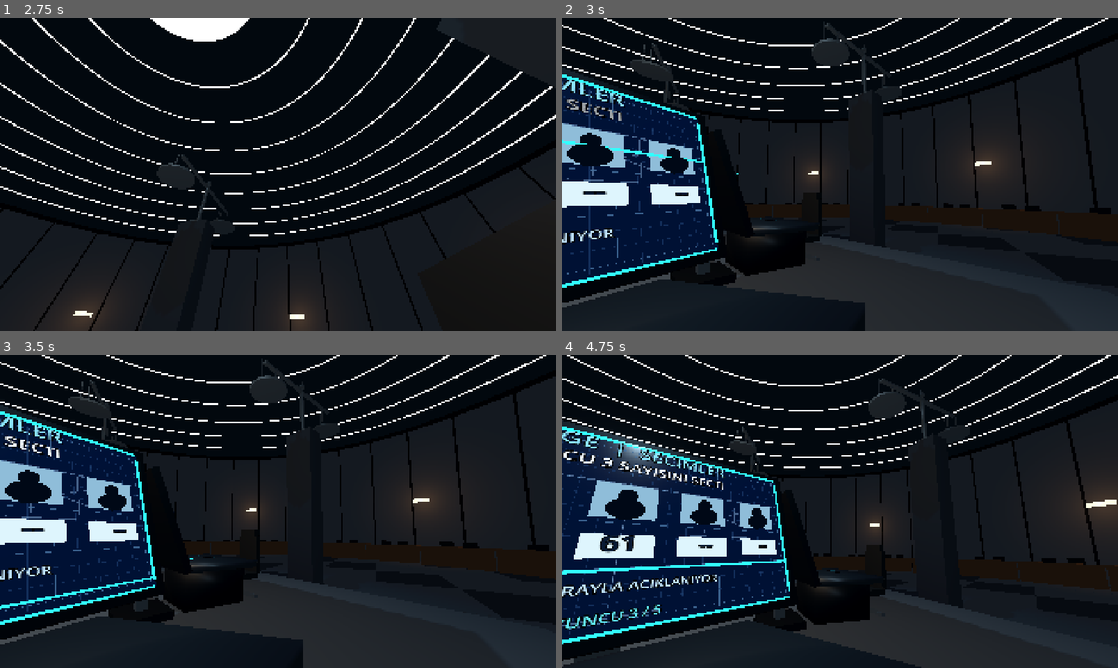
Above: before the commit, frames 1-4 (two rows, left to right).
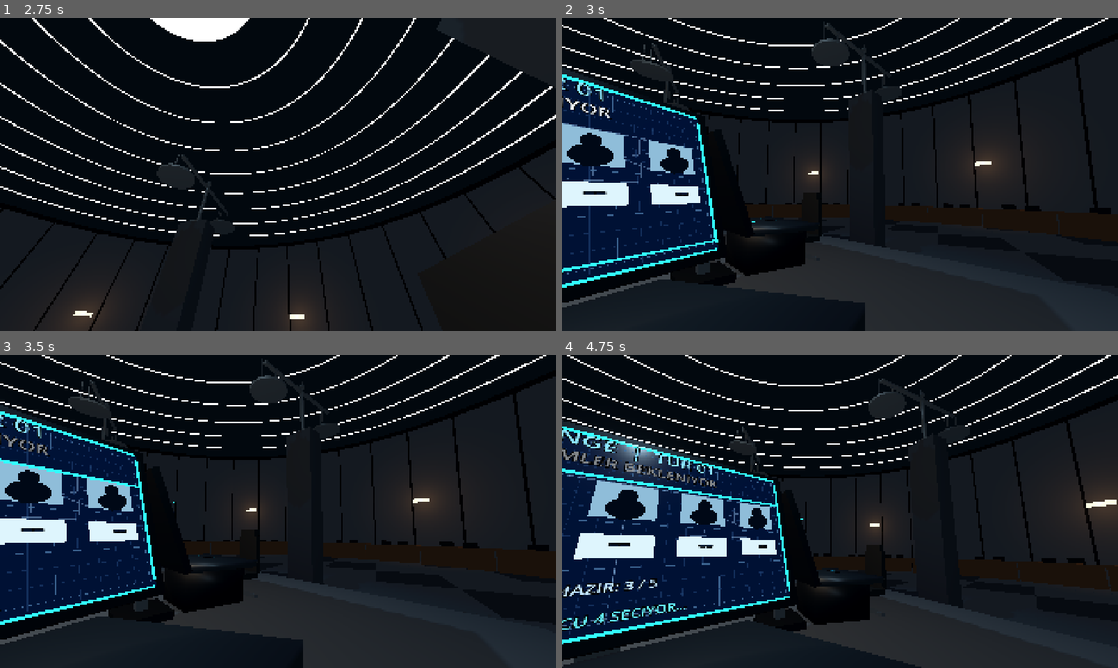
Above: after the commit, the same moments.

Repository: SerkanAydin06/DENGE
Game: Godot game, scene res://scenes/game_room.tscn
Two runs of this game, one before a commit and one after it. Both use one fixed random seed, a clock stepped at 60 frames per second and the inputs below.
Inputs (mouse positions are in pixels of both pictures, inside the frame that each line leads up to):
- Up to frame 1 (2.75 s): tap Enter at 0.5, 2 s; move the mouse to (305, 174) at 0.52 s; tap E at 0.6 s; click (305, 174) at 0.67 s; tap Space at 1.25 s; move the mouse to (166, 190) at 1.27 s; tap 0 at 1.35 s; click (166, 190) at 1.42 s; move the mouse to (333, 105) at 2.02 s; tap 9 at 2.1 s; click (333, 105) at 2.17 s
- Up to frame 2 (3 s): tap Space at 2.75 s; move the mouse to (834, 180) at 2.77 s; tap Backspace at 2.85 s; click (834, 180) at 2.92 s
- Up to frame 3 (3.5 s): no input
- Up to frame 4 (4.75 s): move the mouse to (878, 514) at 3.52 s; tap Enter at 3.6 s; click (878, 514) at 3.67 s; move the mouse to (795, 508) at 4.27 s; tap Keypad Enter at 4.35 s; click (795, 508) at 4.42 s

Frame 1 is identical in both runs. In frame 2, 1.1% of the frame differs, in the area x 0-35%, y 19-82%; in frame 3, 1.2%; in frame 4, 3.3%, in the area x 0-49%, y 23-89%.

Commit message:
Make blueprint monitor round clear: staged locks, explicit x0.8 math, distances and winner label
- Other players lock one by one (HAZIR n/5) before the reveal
- Reveal names each player's number; target shows avg x 0.8 = target with HEDEF caption
- Result shows KAZANDI over winners and distance/score change under every number
- Slower 1.2 s step interval; smarter bot picks
- Tests wait a frame so @onready nodes exist (they previously hung headless)

Co-Authored-By: Claude Opus 5.5 <noreply@anthropic.com>
Claude-Session: https://claude.ai/code/session_0189pe5KLoLhK6dghsyiu8sQ

Diff:
--- a/scenes/props/monitor_blueprint.tscn
+++ b/scenes/props/monitor_blueprint.tscn
@@ -440,11 +440,23 @@
 
 [node name="Score_1" type="Label3D" parent="Players/Portrait_1"]
 visible = false
-position = Vector3(0, -0.462, 0.109)
+position = Vector3(0, -0.458, 0.109)
 text = "0"
 pixel_size = 0.00135
-font_size = 41
+font_size = 29
+line_spacing = -4.0
+outline_size = 6
 modulate = Color(0.79, 0.88, 0.95, 1)
+
+[node name="WinLabel_1" type="Label3D" parent="Players/Portrait_1"]
+visible = false
+position = Vector3(0, 0.172, 0.109)
+text = "KAZANDI"
+pixel_size = 0.00135
+font_size = 52
+outline_size = 8
+modulate = Color(1, 0.8, 0.36, 1)
+outline_modulate = Color(0.25, 0.03, 0.03, 1)
 
 [node name="WinnerBorder_1" type="Node3D" parent="Players/Portrait_1"]
 visible = false
@@ -499,11 +511,23 @@
 
 [node name="Score_2" type="Label3D" parent="Players/Portrait_2"]
 visible = false
-position = Vector3(0, -0.462, 0.109)
+position = Vector3(0, -0.458, 0.109)
 text = "0"
 pixel_size = 0.00135
-font_size = 41
+font_size = 29
+line_spacing = -4.0
+outline_size = 6
 modulate = Color(0.79, 0.88, 0.95, 1)
+
+[node name="WinLabel_2" type="Label3D" parent="Players/Portrait_2"]
+visible = false
+position = Vector3(0, 0.172, 0.109)
+text = "KAZANDI"
+pixel_size = 0.00135
+font_size = 52
+outline_size = 8
+modulate = Color(1, 0.8, 0.36, 1)
+outline_modulate = Color(0.25, 0.03, 0.03, 1)
 
 [node name="WinnerBorder_2" type="Node3D" parent="Players/Portrait_2"]
 visible = false
@@ -558,11 +582,23 @@
 
 [node name="Score_3" type="Label3D" parent="Players/Portrait_3"]
 visible = false
-position = Vector3(0, -0.462, 0.109)
+position = Vector3(0, -0.458, 0.109)
 text = "0"
 pixel_size = 0.00135
-font_size = 41
+font_size = 29
+line_spacing = -4.0
+outline_size = 6
 modulate = Color(0.79, 0.88, 0.95, 1)
+
+[node name="WinLabel_3" type="Label3D" parent="Players/Portrait_3"]
+visible = false
+position = Vector3(0, 0.172, 0.109)
+text = "KAZANDI"
+pixel_size = 0.00135
+font_size = 52
+outline_size = 8
+modulate = Color(1, 0.8, 0.36, 1)
+outline_modulate = Color(0.25, 0.03, 0.03, 1)
 
 [node name="WinnerBorder_3" type="Node3D" parent="Players/Portrait_3"]
 visible = false
@@ -617,11 +653,23 @@
 
 [node name="Score_4" type="Label3D" parent="Players/Portrait_4"]
 visible = false
-position = Vector3(0, -0.462, 0.109)
+position = Vector3(0, -0.458, 0.109)
 text = "0"
 pixel_size = 0.00135
-font_size = 41
+font_size = 29
+line_spacing = -4.0
+outline_size = 6
 modulate = Color(0.79, 0.88, 0.95, 1)
+
+[node name="WinLabel_4" type="Label3D" parent="Players/Portrait_4"]
+visible = false
+position = Vector3(0, 0.172, 0.109)
+text = "KAZANDI"
+pixel_size = 0.00135
+font_size = 52
+outline_size = 8
+modulate = Color(1, 0.8, 0.36, 1)
+outline_modulate = Color(0.25, 0.03, 0.03, 1)
 
 [node name="WinnerBorder_4" type="Node3D" parent="Players/Portrait_4"]
 visible = false
@@ -676,11 +724,23 @@
 
 [node name="Score_5" type="Label3D" parent="Players/Portrait_5"]
 visible = false
-position = Vector3(0, -0.462, 0.109)
+position = Vector3(0, -0.458, 0.109)
 text = "0"
 pixel_size = 0.00135
-font_size = 41
+font_size = 29
+line_spacing = -4.0
+outline_size = 6
 modulate = Color(0.79, 0.88, 0.95, 1)
+
+[node name="WinLabel_5" type="Label3D" parent="Players/Portrait_5"]
+visible = false
+position = Vector3(0, 0.172, 0.109)
+text = "KAZANDI"
+pixel_size = 0.00135
+font_size = 52
+outline_size = 8
+modulate = Color(1, 0.8, 0.36, 1)
+outline_modulate = Color(0.25, 0.03, 0.03, 1)
 
 [node name="WinnerBorder_5" type="Node3D" parent="Players/Portrait_5"]
 visible = false
@@ -744,6 +804,13 @@
 mesh = SubResource("NumberMesh")
 material_override = SubResource("NumberCard")
 scale = Vector3(2.1, 1.0, 1.0)
+
+[node name="TargetCaption" type="Label3D" parent="TargetPanel"]
+position = Vector3(-0.52, -0.43, 0.11)
+text = "HEDEF"
+pixel_size = 0.00150
+font_size = 50
+modulate = Color(0.86, 0.95, 1, 1)
 
 [node name="TargetValue" type="Label3D" parent="TargetPanel"]
 position = Vector3(0, -0.43, 0.11)
--- a/scripts/game_room.gd
+++ b/scripts/game_room.gd
@@ -5,7 +5,8 @@
 @export_range(0.0005, 0.01, 0.0005) var mouse_sensitivity: float = 0.0025
 @export_range(30.0, 160.0, 1.0) var max_yaw_degrees: float = 95.0
 @export_range(20.0, 89.0, 1.0) var max_pitch_degrees: float = 55.0
-@export_range(0.1, 3.0, 0.1) var reveal_delay: float = 0.75
+@export_range(0.1, 3.0, 0.1) var reveal_delay: float = 1.2
+@export_range(0.2, 4.0, 0.1) var bot_think_seconds: float = 1.0
 @export_range(0.2, 0.8, 0.01) var tablet_pickup_seconds: float = 0.38
 @export_range(0.16, 0.35, 0.01) var tablet_hold_distance: float = 0.19
 
@@ -180,19 +181,43 @@
 	revealing = true
 
 	var selections: Array[int] = []
+	var ready_count: int = 0
+	var active_count: int = 0
+	for i in range(stations.size()):
+		if scores[i] > DengeRoundRules.ELIMINATION_SCORE:
+			active_count += 1
 	for i in range(stations.size()):
 		if scores[i] <= DengeRoundRules.ELIMINATION_SCORE:
 			selections.append(-1)
-		elif i == 0:
+			continue
+		if i == 0:
 			selections.append(value)
 		else:
-			selections.append(rng.randi_range(DengeRoundRules.MIN_NUMBER, DengeRoundRules.MAX_NUMBER))
+			# Diger oyuncular sirayla dusunup tabletlerinde kilitler.
+			_broadcast("DENGE  |  TUR %02d" % round_number, "SECIMLER BEKLENIYOR", "HAZIR: %d / %d" % [ready_count, active_count], "OYUNCU %d SECIYOR..." % (i + 1))
+			await get_tree().create_timer(bot_think_seconds * rng.randf_range(0.6, 1.4)).timeout
+			var bot_value: int = _bot_choice()
+			stations[i].choose_number(bot_value)
+			stations[i].confirm_number()
+			selections.append(bot_value)
+		ready_count += 1
+	_broadcast("DENGE  |  TUR %02d" % round_number, "HERKES SECTI", "HAZIR: %d / %d" % [ready_count, active_count], "SAYILAR ACIKLANIYOR...")
+	await get_tree().create_timer(reveal_delay).timeout
 
 	var result: Dictionary = DengeRoundRules.resolve_round(selections, scores)
 	if result.is_empty():
 		revealing = false
 		return
 	_play_monitor_sequence(selections, result)
+
+func _bot_choice() -> int:
+	# Basit dusunme seviyesi: 50 * 0.8^k etrafinda, gurultulu.
+	var depth: int = rng.randi_range(0, 4)
+	var guess: float = 50.0 * pow(DengeRoundRules.TARGET_MULTIPLIER, float(depth)) + rng.randf_range(-9.0, 9.0)
+	return clampi(roundi(guess), DengeRoundRules.MIN_NUMBER, DengeRoundRules.MAX_NUMBER)
+
+func _player_name(index: int) -> String:
+	return "SEN (OYUNCU 1)" if index == 0 else "OYUNCU %d" % (index + 1)
 
 func _play_monitor_sequence(selections: Array[int], result: Dictionary) -> void:
 	# An original in-world adaptation of the provided blue schematic display.
@@ -209,7 +234,7 @@
 			station.set_monitor_numbers(shown)
 		_broadcast(
 			"DENGE  |  SECIMLER",
-			"OYUNCU %d SAYISINI SECTI" % (i + 1),
+			"%s: %s" % [_player_name(i), shown[i]],
 			"SAYILAR SIRAYLA ACIKLANIYOR",
 			"OYUNCU %d / 5" % (i + 1)
 		)
@@ -229,25 +254,32 @@
 	_set_all_monitor_phases("TARGET", float(result["target"]))
 	_broadcast(
 		"DENGE  |  HEDEF",
-		"ORTALAMA x 0.8",
+		"%.2f x 0.8 = %.2f" % [result["average"], result["target"]],
 		"",
 		"HEDEFE EN YAKIN SAYI KAZANIR"
 	)
 	await get_tree().create_timer(reveal_delay * 1.8).timeout
 
+	var previous_scores: Array[int] = scores.duplicate()
 	scores = result["scores"]
 	var winners: Array = result["winners"]
+	var score_lines: Array[String] = []
+	for i in range(selections.size()):
+		if selections[i] < 0:
+			score_lines.append("ELENDI")
+		else:
+			score_lines.append("FARK %.2f\nPUAN %d (%+d)" % [absf(float(selections[i]) - float(result["target"])), scores[i], scores[i] - previous_scores[i]])
 	var survivor_ids: Array = result["survivors"]
 	var names: PackedStringArray = []
 	for index in winners:
-		names.append(str(index + 1))
+		names.append("%s = %d" % [_player_name(index), selections[index]])
 	var who: String = ", ".join(names)
 	game_finished = scores[0] <= DengeRoundRules.ELIMINATION_SCORE or survivor_ids.size() <= 1
 	var footer: String = "E: YENIDEN BASLAT" if game_finished else "E: SONRAKI TUR"
-	_set_all_monitor_phases("RESULT", float(result["target"]), winners, scores)
+	_set_all_monitor_phases("RESULT", float(result["target"]), winners, score_lines)
 	_broadcast(
 		"DENGE  |  TUR %02d SONUCU" % round_number,
-		"KAZANAN: %s" % who,
+		("KAZANAN: %s" if winners.size() == 1 else "BERABERE: %s") % who,
 		"",
 		footer
 	)
@@ -255,9 +287,9 @@
 	round_result_ready = true
 
 
-func _set_all_monitor_phases(phase: String, target: float = -1.0, winners: Array = [], score_values: Array = []) -> void:
+func _set_all_monitor_phases(phase: String, target: float = -1.0, winners: Array = [], score_lines: Array = []) -> void:
 	for station in stations:
-		station.set_monitor_phase(phase, target, winners, score_values)
+		station.set_monitor_phase(phase, target, winners, score_lines)
 
 
 func _next_round() -> void:
--- a/scripts/player_station.gd
+++ b/scripts/player_station.gd
@@ -116,8 +116,9 @@
 			readout.modulate = Color(0.055, 0.115, 0.21, readout.modulate.a)
 
 
-func set_monitor_phase(phase: String, target: float = -1.0, winners: Array = [], new_scores: Array = []) -> void:
+func set_monitor_phase(phase: String, target: float = -1.0, winners: Array = [], score_lines: Array = []) -> void:
 	## Geometry, frames, portraits and grid are pre-authored in monitor_blueprint.tscn.
+	## score_lines: per player text shown under the number window on RESULT (distance and score).
 	var showing_average: bool = phase == "AVERAGE"
 	var showing_target: bool = phase == "TARGET" or phase == "RESULT"
 	average_frame.visible = showing_average
@@ -130,23 +131,29 @@
 	result_details.visible = not showing_target
 	if showing_target:
 		target_value.text = "%.2f" % target
-		target_panel.scale = Vector3(0.80, 0.80, 1.0)
-		var target_tween: Tween = create_tween()
-		target_tween.set_trans(Tween.TRANS_BACK).set_ease(Tween.EASE_OUT)
-		target_tween.tween_property(target_panel, "scale", Vector3.ONE, 0.38)
+		if phase == "TARGET":
+			target_panel.scale = Vector3(0.80, 0.80, 1.0)
+			var target_tween: Tween = create_tween()
+			target_tween.set_trans(Tween.TRANS_BACK).set_ease(Tween.EASE_OUT)
+			target_tween.tween_property(target_panel, "scale", Vector3.ONE, 0.38)
 
 	for i in range(player_readouts.size()):
 		var portrait: Node3D = blueprint.get_node("Players/Portrait_%d" % [i + 1]) as Node3D
 		var winner_border: Node3D = portrait.get_node("WinnerBorder_%d" % [i + 1]) as Node3D
+		var win_label: Label3D = portrait.get_node("WinLabel_%d" % [i + 1]) as Label3D
 		var score_label: Label3D = portrait.get_node("Score_%d" % [i + 1]) as Label3D
-		winner_border.visible = phase == "RESULT" and winners.has(i)
-		score_label.visible = phase == "RESULT" and i < new_scores.size()
-		if i < new_scores.size():
-			score_label.text = "PUAN %d" % int(new_scores[i])
-		if winner_border.visible:
+		var is_winner: bool = phase == "RESULT" and winners.has(i)
+		winner_border.visible = is_winner
+		win_label.visible = is_winner
+		score_label.visible = phase == "RESULT" and i < score_lines.size()
+		if i < score_lines.size():
+			score_label.text = str(score_lines[i])
+		if is_winner:
 			winner_border.scale = Vector3(0.90, 0.90, 1.0)
-			var winner_tween: Tween = create_tween()
+			win_label.scale = Vector3(0.6, 0.6, 1.0)
+			var winner_tween: Tween = create_tween().set_parallel(true)
 			winner_tween.tween_property(winner_border, "scale", Vector3.ONE, 0.33).set_trans(Tween.TRANS_BACK)
+			winner_tween.tween_property(win_label, "scale", Vector3.ONE, 0.4).set_trans(Tween.TRANS_BACK)
 
 func append_digit(digit: int) -> void:
 	## Optional keyboard input; on the screen all 101 entries remain individually selectable.
--- a/tests/test_inworld_screens.gd
+++ b/tests/test_inworld_screens.gd
@@ -6,6 +6,7 @@
 	assert(packed != null, "Player station scene not found")
 	var station: DengePlayerStation = packed.instantiate() as DengePlayerStation
 	root.add_child(station)
+	await process_frame
 
 	var tablet: Node3D = station.get_node("Desk/TouchConsole") as Node3D
 	assert(is_equal_approx(tablet.scale.x, 0.20), "Tablet should be standard compact physical size")
@@ -54,10 +55,12 @@
 	assert(not station.average_frame.visible)
 	assert(station.target_panel.visible)
 	assert(station.target_value.text == "24.00")
-	station.set_monitor_phase("RESULT", 24.0, [2], [-1, -1, 0, -1, -1])
+	station.set_monitor_phase("RESULT", 24.0, [2], ["FARK 6.00\nPUAN -1 (-1)", "B", "C", "D", "E"])
 	assert(blueprint.get_node("Players/Portrait_3/WinnerBorder_3").visible)
+	assert(blueprint.get_node("Players/Portrait_3/WinLabel_3").visible, "Winner needs a KAZANDI label")
 	assert(not blueprint.get_node("Players/Portrait_2/WinnerBorder_2").visible)
-	assert(blueprint.get_node("Players/Portrait_1/Score_1").text == "PUAN -1")
+	assert(not blueprint.get_node("Players/Portrait_2/WinLabel_2").visible)
+	assert(blueprint.get_node("Players/Portrait_1/Score_1").text == "FARK 6.00\nPUAN -1 (-1)")
 	station.set_monitor_phase("RULES")
 	assert(not station.target_panel.visible)
 	assert(not station.average_frame.visible)
--- a/tests/test_tablet_pickup.gd
+++ b/tests/test_tablet_pickup.gd
@@ -6,6 +6,7 @@
 	assert(room_scene != null)
 	var room: Node3D = room_scene.instantiate() as Node3D
 	root.add_child(room)
+	await process_frame
 	var tablet: Node3D = room.get_node("Arena/PlayerStation_1/Desk/TouchConsole") as Node3D
 	var desk: Node3D = tablet.get_parent() as Node3D
 	var camera: Camera3D = room.get_node("PlayerCamera") as Camera3D
Not shown, added: scripts/round_results_ui.gd.uid
Not shown, added: scripts/round_rules.gd.uid
Not shown, added: tests/test_inworld_screens.gd.uid
Not shown, added: tests/test_round_rules.gd.uid
Not shown, added: tests/test_tablet_pickup.gd.uid
Not shown, changed: AGENTS.md
